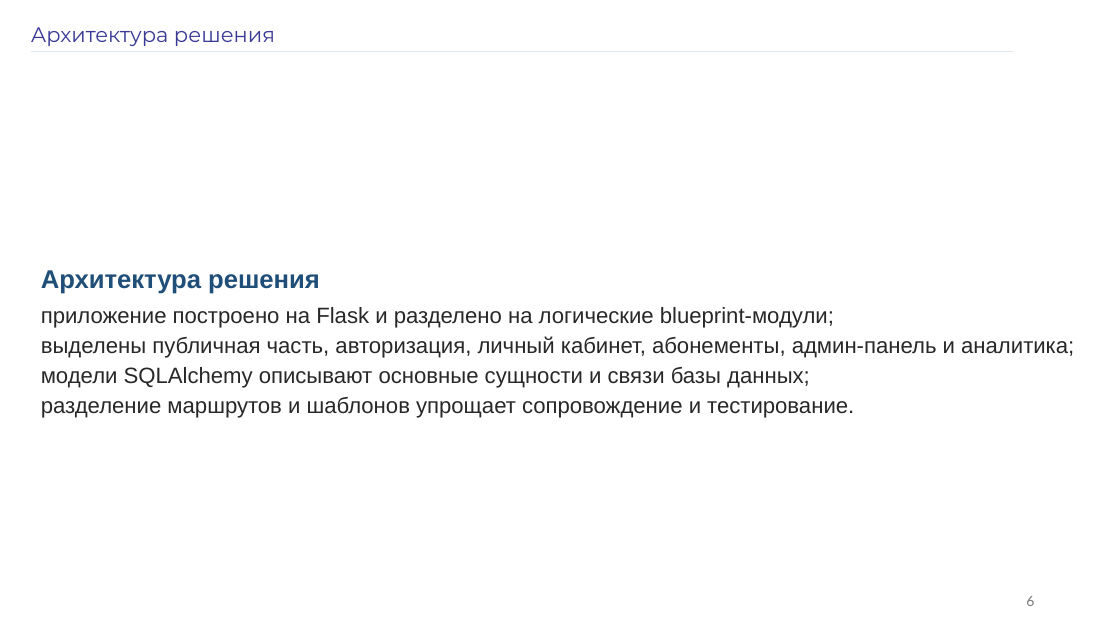
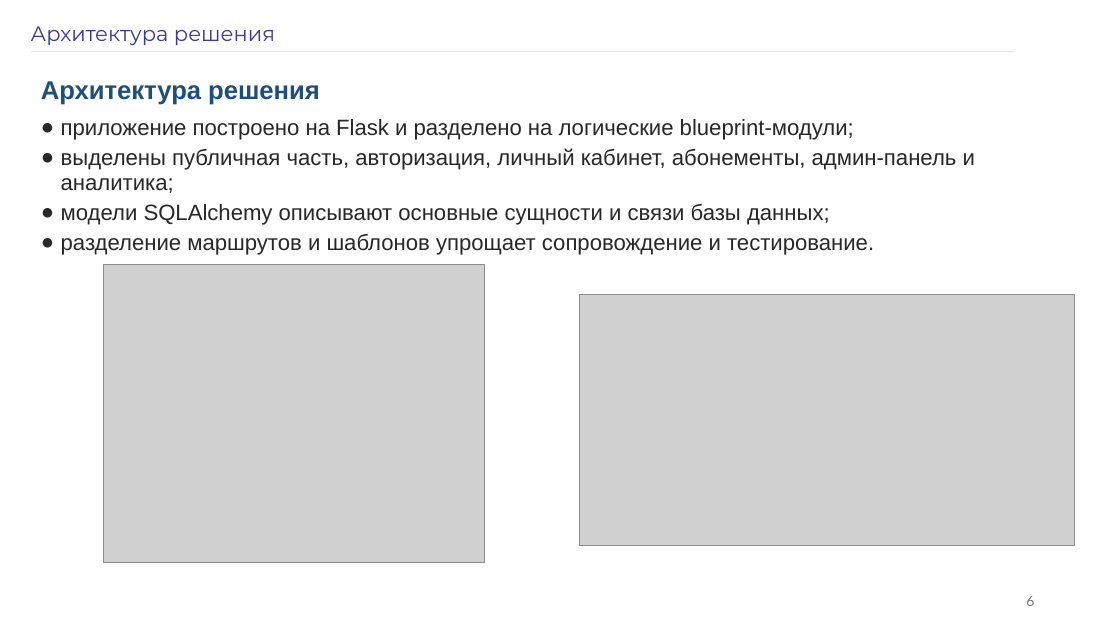
Before and after one commit to 9onin/fitness_gym_app, a slide deck: slide 6 of docs/Черников_Никита_презентация_ВКР_по_шаблону.pptx. Drawn at 1120x630 pixels with LibreOffice and Linux fonts; fonts in the diff are those of the drawing; grey boxes stand for pictures. Boxes give left, top, right and bottom in pixels: in the first picture for what was removed or moved away, otherwise in the second. Text is boxed around its words. In the diff, an @@ line names an element or a change of style, - is before the commit and + after.

```diff
--- a/docs/Черников_Никита_презентация_ВКР_по_шаблону.pptx
+++ b/docs/Черников_Никита_презентация_ВКР_по_шаблону.pptx
@@ text "Архитектура решения": place and size @@
-text "Архитектура решения" at (41,270,1074,418)
+text "Архитектура решения" at (41,81,975,255)
@@ text at (61,119,975,255): bullet none to ● @@
@@ picture added at (103,265,484,563) @@
@@ picture added at (580,294,1075,545) @@
```
Also in this commit, not shown: 11 other slides changed, 1 slide added, 13 other files.
